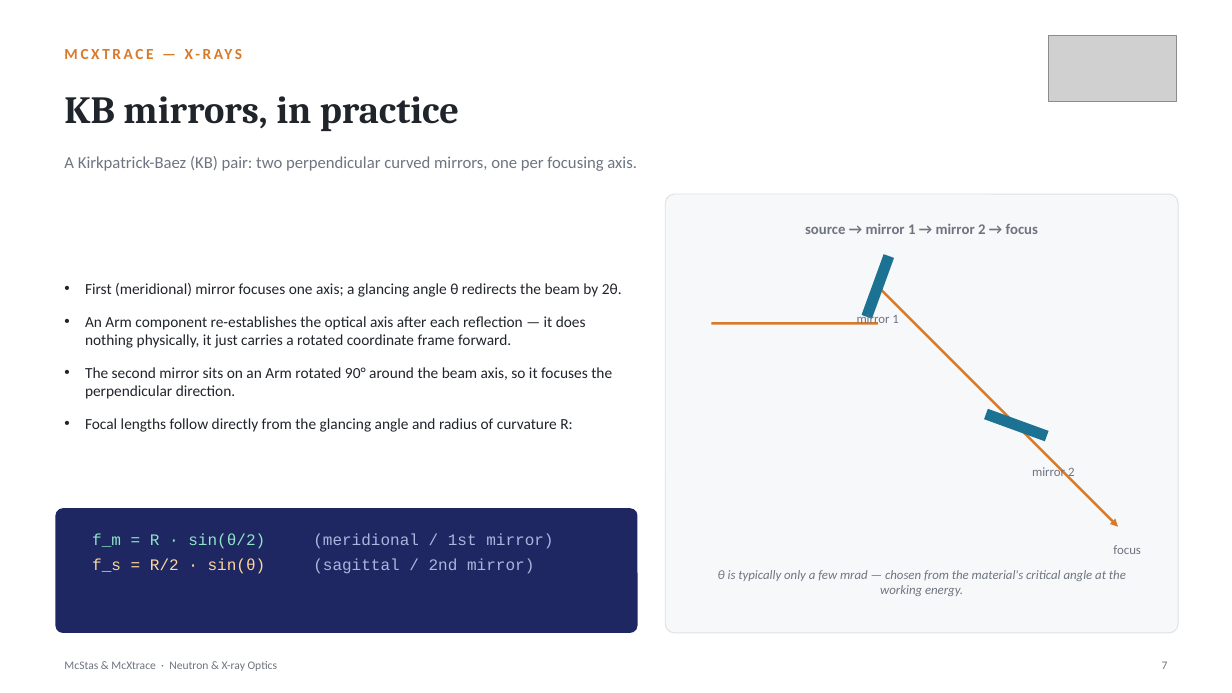
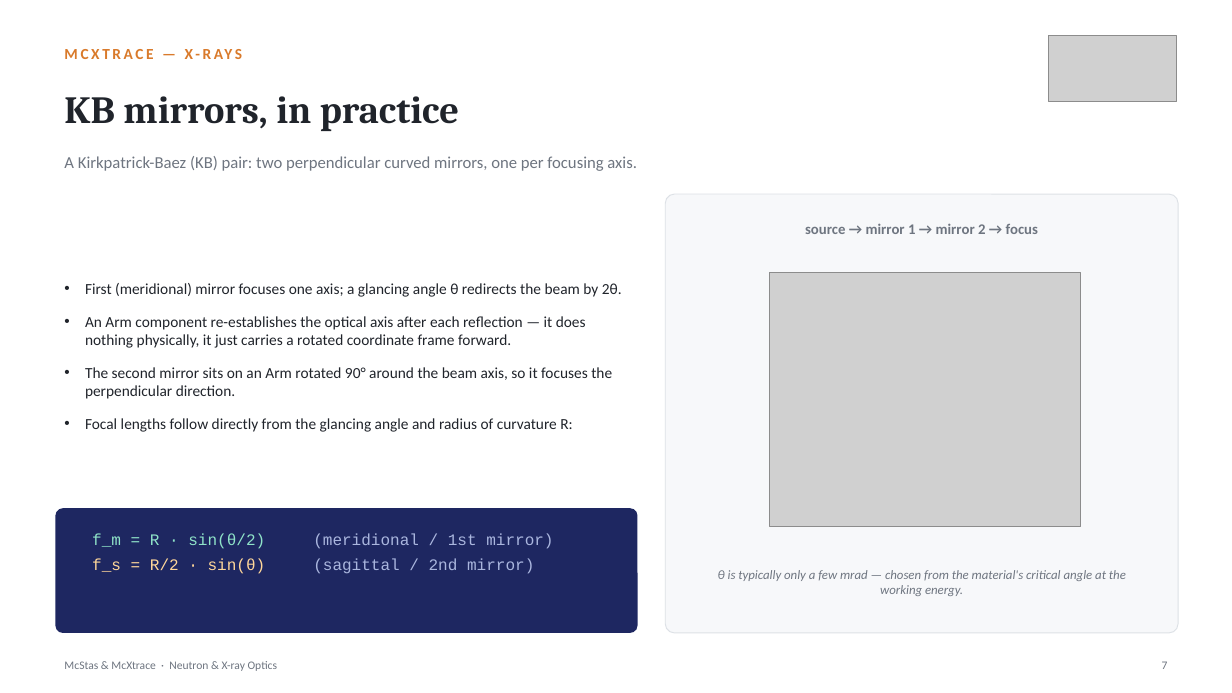
Before and after one commit to mccode-dev/PaNRAID, a slide deck: slide 7 of 22_September_Tuesday/05_afternoon_optics/McStas_McXtrace_Optics.pptx. Drawn at 1232x693 pixels with LibreOffice and Linux fonts; fonts in the diff are those of the drawing; grey boxes stand for pictures. Boxes give left, top, right and bottom in pixels: in the first picture for what was removed or moved away, otherwise in the second. Text is boxed around its words. In the diff, an @@ line names an element or a change of style, - is before the commit and + after.

```diff
--- a/22_September_Tuesday/05_afternoon_optics/McStas_McXtrace_Optics.pptx
+++ b/22_September_Tuesday/05_afternoon_optics/McStas_McXtrace_Optics.pptx
@@ rectangle removed at (x1=862, y1=254, x2=894, y2=319) @@
@@ picture added at (x1=770, y1=273, x2=1081, y2=527) @@
@@ line removed from (878, 287) to (1017, 425) @@
@@ line removed from (712, 323) to (878, 323) @@
@@ text removed at (x1=857, y1=313, x2=898, y2=325) @@
-mirror 1
@@ rectangle removed at (x1=984, y1=409, x2=1049, y2=441) @@
@@ arrow removed from (1017, 425) to (1118, 527) @@
@@ text removed at (x1=1032, y1=465, x2=1074, y2=480) @@
-mirror 2
@@ text removed at (x1=1113, y1=545, x2=1141, y2=554) @@
-focus
```
Also in this commit, not shown: 10 other slides changed, 1 other file.
